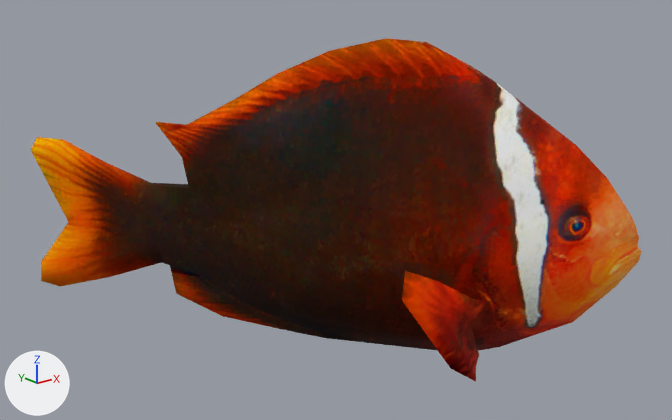
The FBX model DC MOTOR/Applicaton/Underwater_Swimming/Assets/Sea_Assets/Sea_Creatures/Fish/TropicalFish13/TropicalFish14.fbx: old version first, new version second.
Before and after are seen from a 50 mm lens placed at (-0.00888, -0.01602, 0.00423), pointed at (0.00029, -0.00456, -0.00035). The lights are fixed; the arrows at lower left show +X, +Y and +Z. Vertices at the same position are counted once.

Names of what the first picture shows: 'node_id4'.
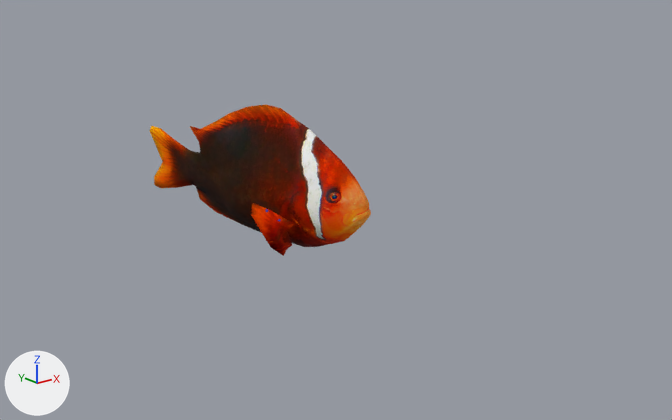
What differs and where, as boxes [x1, y1, x2, y2] in the pictures (672 x 420 px):
'node_id4', recoloured, surface changed, moved, turned, rescaled: before [31, 38, 641, 381]; after [150, 104, 371, 256]

Edits to the bpy script that builds the scene:
```text
Add img_187_png:
    img_187_png = load_image('187.png', '_unpacked/187.png', 512, 512, 'sRGB')
Add img_191_png:
    img_191_png = load_image('191.png', '_unpacked/191.png', 512, 512, 'sRGB')
Add mat_material_54:
    mat_material_54 = bpy.data.materials.new('Material_54')
    # uses the picture img_187_png
    # uses the picture img_191_png
Change me_mesh_id5:
    where me_mesh_id5.from_pydata(...)  # 256 vertices, 508 faces; spans x -81.0..81.0, y -226.0..226.0, z -119.0..119.0
    used by ob_node_id4; parent = ob_root; location = (0.0, 0.0, 0.488); rotation_euler = (-1.473, 0.83, 0.072), in degrees (-84, 48, 4.1); scale = (0.00216, 0.00216, 0.00216)
    remove me_mesh_id5.materials.append(mat_material_53)
    me_mesh_id5 part 1: texture (UV) coordinates of 508 of 508 faces, centred in x -80.0..80.0, y -226.0..225.0, z -117.0..118.0, changed; they spanned u 0.0..0.59, v 0.76..1.0 and now span u 0.01..0.9, v 0.12..1.0
    add me_mesh_id5.materials.append(mat_material_54)
Change ob_node_id4:
    ob_node_id4.location: (0.0, 0.0, 0.488) -> (0.0, 0.0, 0.256)
    ob_node_id4.rotation_euler: (-1.473, 0.83, 0.072) -> (-1.45, 0.345, 0.125)  # degrees (-84, 48, 4.1) -> degrees (-83, 20, 7.2)
    ob_node_id4.scale: (0.00216, 0.00216, 0.00216) -> (0.00105, 0.00105, 0.00105)
```
